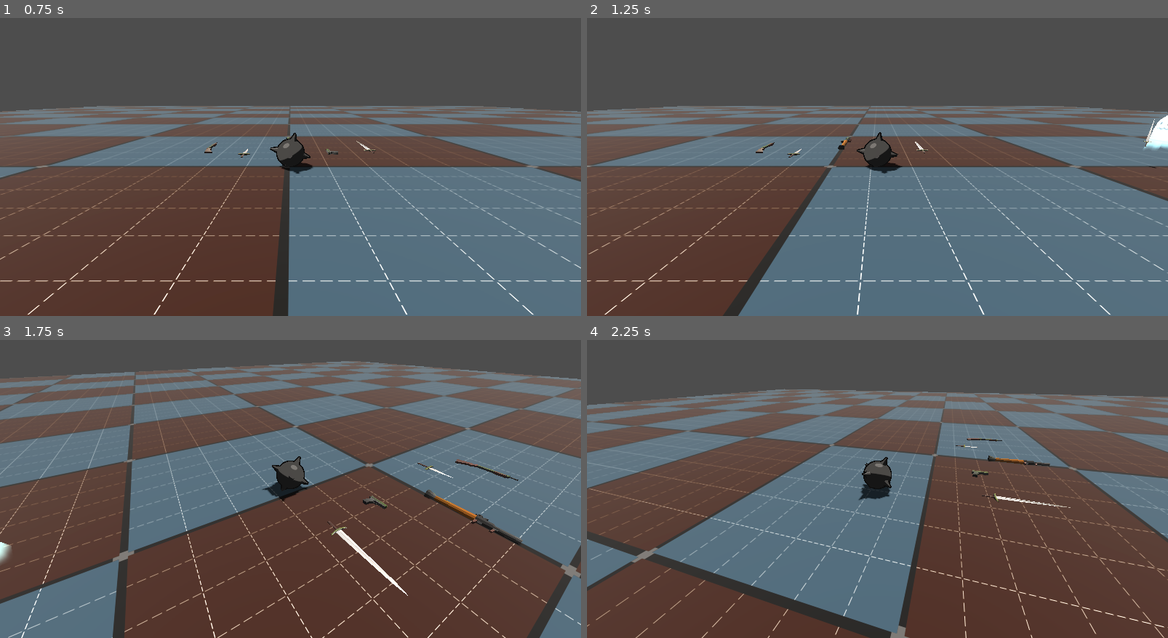
Above: before the commit, frames 1-4 (two rows, left to right).
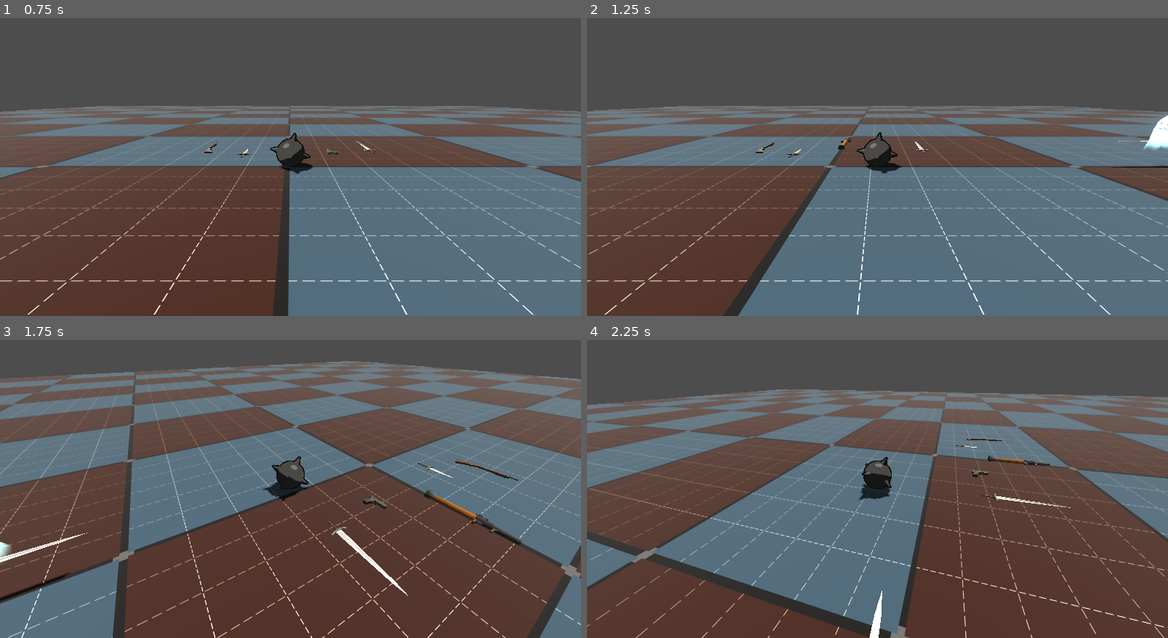
Above: after the commit, the same moments.

Repository: erikringwalters/pirate-jam-16-prototype
Game: Godot game, scene res://scenes/main.tscn
The game is run twice, just before and just after one commit, with the same random seed, the same clock (stepped at 60 frames per second) and the same inputs.
Inputs (mouse positions are in pixels of both pictures, inside the frame that each line leads up to):
- Up to frame 1 (0.75 s): move the mouse to (418, 137) at 0.52 s; press the mouse at (418, 137) at 0.53 s; hold D (move_right) from 0.53 s (still down)
- Up to frame 2 (1.25 s): keep holding D (move_right)
- Up to frame 3 (1.75 s): move the mouse to (261, 477) at 1.27 s; release D (move_right) at 1.28 s; release the mouse at (261, 477) at 1.28 s; hold W (move_up) from 1.28 s (still down); tap Space (manual_shoot) at 1.35 s
- Up to frame 4 (2.25 s): keep holding W (move_up); move the mouse to (889, 468) at 2.02 s; press the mouse at (889, 468) at 2.03 s

Frame 1 is identical in both runs. In frame 2, less than 0.1% of the frame differs, in the area x 90-100%, y 33-51%; in frame 3, 0.3%, in the area x 0-16%, y 64-88%; in frame 4, 0.2%.

Commit message:
enemy drops weapon, player can pickup

Diff:
--- a/scripts/bullet.gd
+++ b/scripts/bullet.gd
@@ -17,13 +17,9 @@
 func _on_life_timeout() -> void:
 	queue_free()
 
-func set_collision_layers(is_pickedup:bool) -> void:
-	if is_pickedup:
-		set_collision_layer_value(CollisionLayers.ENEMY_DAMAGE, true)
-		set_collision_layer_value(CollisionLayers.PLAYER_DAMAGE, false)
-	else:
-		set_collision_layer_value(CollisionLayers.PLAYER_DAMAGE, true)
-		set_collision_layer_value(CollisionLayers.ENEMY_DAMAGE, false)
+func set_collision_layers(is_held_by_player:bool) -> void:
+	set_collision_layer_value(CollisionLayers.ENEMY_DAMAGE, is_held_by_player)
+	set_collision_layer_value(CollisionLayers.PLAYER_DAMAGE, !is_held_by_player)
 
 func get_damage():
 	return damage
--- a/scripts/enemy.gd
+++ b/scripts/enemy.gd
@@ -6,10 +6,17 @@
 
 @onready var _weapon_marker = %WeaponMarker
 
+var weapon_name:NodePath
+
 
 func _ready() -> void:
-	var weapon = Items.weapons["Sword"].instantiate()
+	weapon_name = "Sword"
+	var weapon = Items.weapons[str(weapon_name)].instantiate()
 	add_child(weapon)
+	weapon.set_collision_layers(true, false)
+	weapon.freeze = true
+	weapon.name = weapon_name
+	weapon.rotation.y += deg_to_rad(180)
 	weapon.global_transform.origin = _weapon_marker.global_transform.origin
 
 func _physics_process(delta: float) -> void:
@@ -41,10 +48,18 @@
 	max_health -= dmg
 	if (max_health <= 0): #dedge
 		# maybe make it explode here or something
+		drop_weapon()
 		queue_free()
 
 func _on_hit_box_area_entered(area: Area3D) -> void:
-	print("ouch", area, "hit me")
+	print("ouch ", area, " hit me")
 	# only works for bullets
 	if area.has_method("get_damage"):
 		process_damage(area.get_damage())
+
+func drop_weapon() -> void:
+	var weapon = get_node(weapon_name)
+	weapon.reparent(get_parent(), true)
+	weapon.set_collision_layers(false, false)
+	weapon.freeze = false
+	print(weapon)
--- a/scripts/items.gd
+++ b/scripts/items.gd
@@ -15,4 +15,4 @@
 
 func _ready() -> void:
 	for weapon in weapons.keys():
-		weapons[weapon] = ResourceLoader.load("res://assets/weapons/" + weapon + ".fbx")
+		weapons[weapon] = ResourceLoader.load("res://scenes/weapons/" + weapon.to_lower() + ".tscn")
--- a/scripts/weapon.gd
+++ b/scripts/weapon.gd
@@ -1,4 +1,4 @@
-extends Node3D
+extends RigidBody3D
 
 @export var damage : float = 100.0
 @export var is_projectile_weapon : bool = false
@@ -28,6 +28,16 @@
 
 
 func _ready() -> void:
+	if (projectile_type and projectile_type != ''):
+		projectile_scene = Items.projectiles[projectile_type]
+	else: # Default if no projectile type is selected
+		projectile_scene = Items.projectiles['Bullet']
+	if (is_projectile_weapon):
+		can_shoot = true
+		_raycast = %RayCast
+		gun_barrel = _raycast
+
+func initialize() -> void:
 	if (projectile_type and projectile_type != ''):
 		projectile_scene = Items.projectiles[projectile_type]
 	else: # Default if no projectile type is selected
@@ -75,6 +85,7 @@
 
 func pick_up() -> void:
 	is_pickedup = true
+	set_collision_layers(false, true)
 	# DM Note: On pickup, create and start an instanced timer for the newly attached weapon
 	if(weapon_type):
 		var timer = Timer.new()
@@ -109,3 +120,11 @@
 
 func set_damage(num:int) -> void:
 	damage = num
+
+func set_collision_layers(is_held_by_enemy:bool, is_held_by_player:bool) -> void:
+	set_collision_layer_value(CollisionLayers.COMMON, !is_held_by_enemy)
+	set_collision_layer_value(CollisionLayers.PLAYER_DAMAGE, is_held_by_enemy)
+	set_collision_layer_value(CollisionLayers.ENEMY_DAMAGE, is_held_by_player)
+	set_collision_layer_value(CollisionLayers.PICKUP,
+		!is_held_by_enemy && !is_held_by_player
+	)
